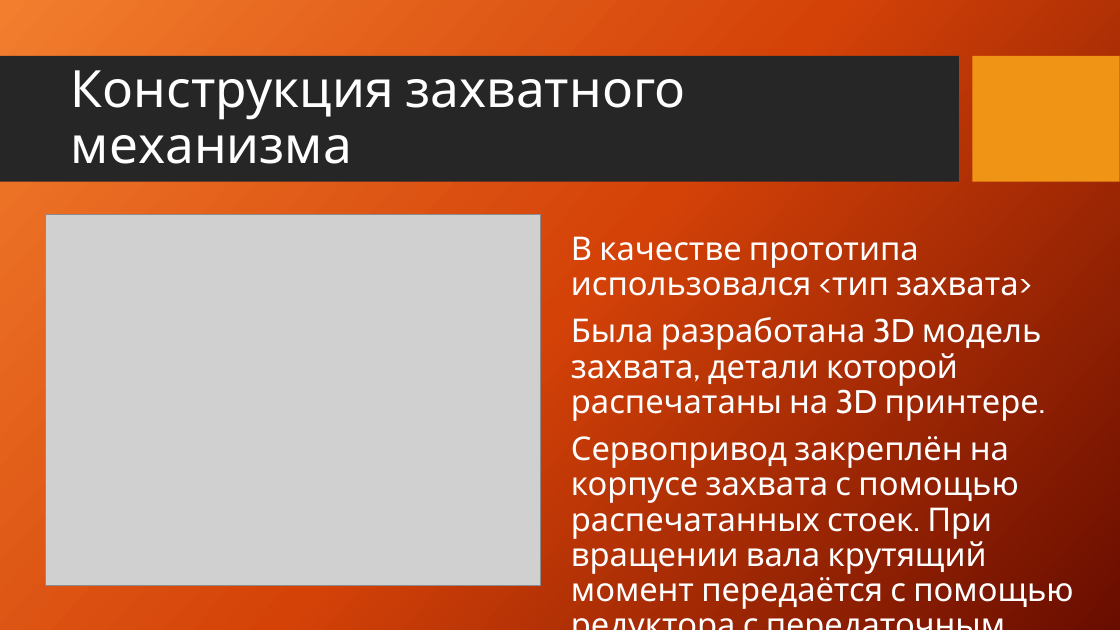
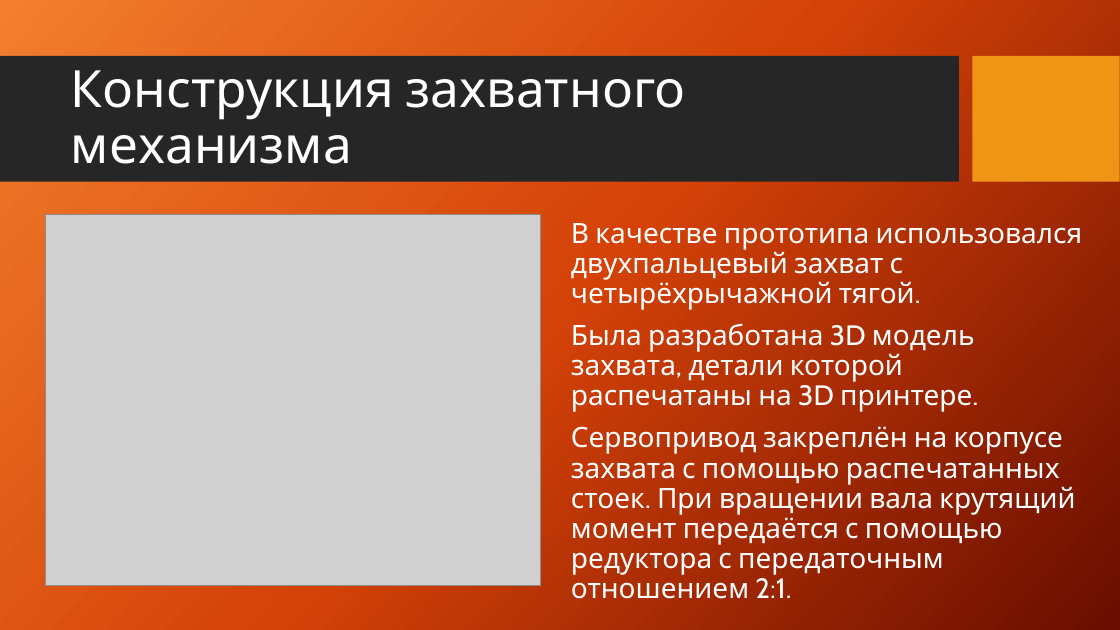
Before and after one commit to vladubase/WorldSkillsBelarus2020, a slide deck: slide 8 of Presentation/Презентация проектных решений.pptx. Drawn at 1120x630 pixels with LibreOffice and Linux fonts; fonts in the diff are those of the drawing; grey boxes stand for pictures; background and template pictures are left out. Boxes give left, top, right and bottom in pixels: in the first picture for what was removed or moved away, otherwise in the second. Text is boxed around its words. In the diff, an @@ line names an element or a change of style, - is before the commit and + after.

```diff
--- a/Presentation/Презентация проектных решений.pptx
+++ b/Presentation/Презентация проектных решений.pptx
@@ text "В качестве прототипа использовался двухпальцевый ...": place and size @@
-text "В качестве прототипа использовался двухпальцевый ..." at <box>571,236,1073,609</box>
+text "В качестве прототипа использовался двухпальцевый ..." at <box>571,223,1083,599</box>
@@ text at <box>571,223,1083,310</box>: text changed; size 28 to 24 pt @@
-В качестве прототипа использовался <тип захвата>
+В качестве прототипа использовался двухпальцевый захват с четырёхрычажной тягой.
@@ text at <box>571,323,1075,599</box>: size 28 to 24 pt in "Была разработана 3D модель захвата, детали которой ...", "Сервопривод закреплён на корпусе захвата с помощью ..." @@
```
Also in this commit, not shown: 2 other slides changed, 1 slide added, 1 other file.
